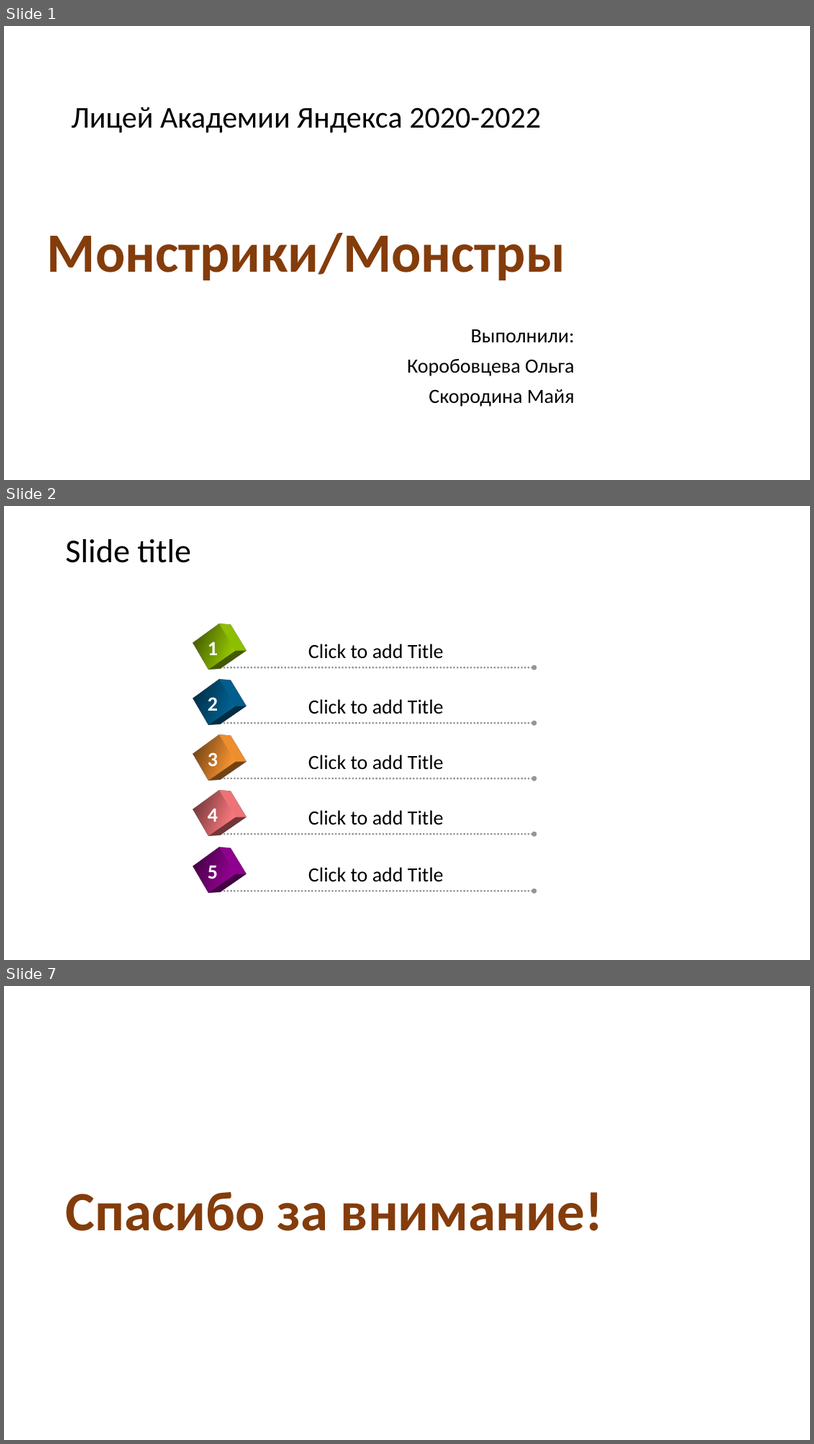
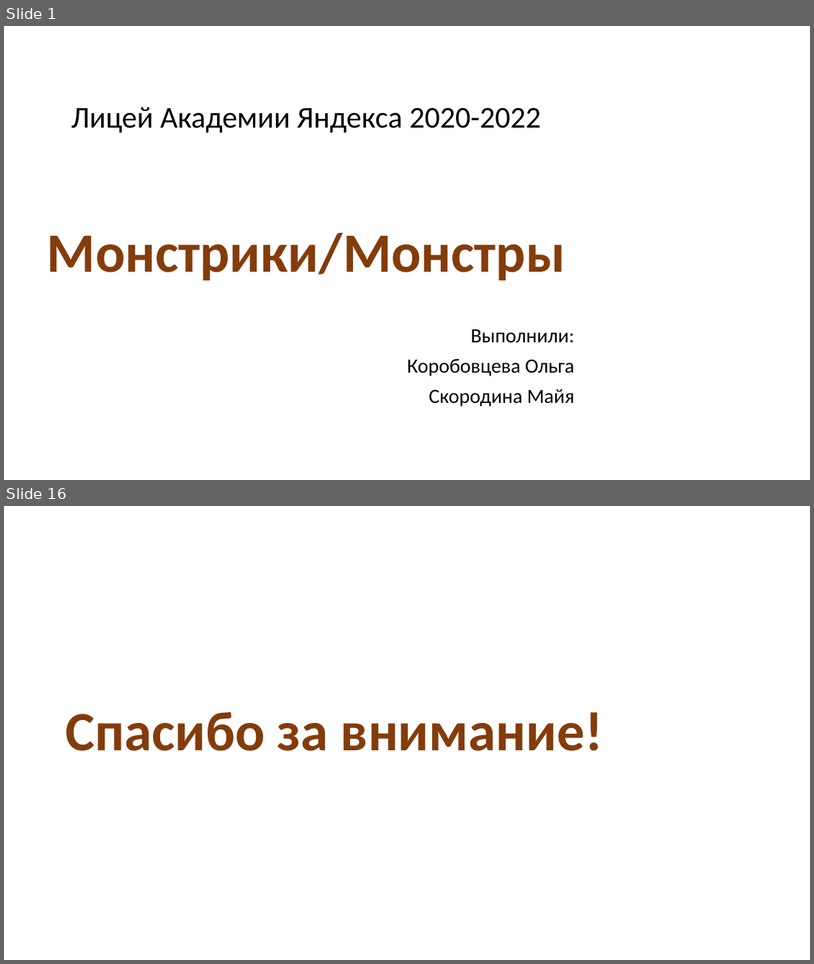
Before and after one commit to Kristal1ik/PyGame, a slide deck: Презентация.pptx. Shown one above the other, each under a label of ours: slides 1, 2 and 7 before the commit, slides 1 and 16 after it; the slides between them are not shown. The pictures are 814x1444 and 814x964 pixels, drawn with LibreOffice and Linux fonts; fonts in the diff are those of the drawing; background and template pictures are left out. Boxes give left, top, right and bottom in pixels: in the first picture for what was removed or moved away, otherwise in the second. Text is boxed around its words. In the diff, an @@ line names an element or a change of style, - is before the commit and + after.

```diff
--- a/Презентация.pptx
+++ b/Презентация.pptx
@@ slide 2 removed at (4, 506, 810, 960), background picture (left out) @@
@@ title removed at (65, 539, 191, 563) @@
-Slide title
@@ group removed at (191, 624, 535, 669): 2 texts, 1 arrow, 1 rectangle @@
-Click to add Title
-1
@@ group removed at (191, 680, 535, 725): 2 texts, 1 arrow, 1 rectangle @@
-Click to add Title
-2
@@ group removed at (191, 735, 535, 780): 2 texts, 1 arrow, 1 rectangle @@
-Click to add Title
-3
@@ group removed at (191, 790, 535, 836): 2 texts, 1 arrow, 1 rectangle @@
-Click to add Title
-4
@@ group removed at (191, 847, 535, 893): 2 texts, 1 arrow, 1 rectangle @@
-Click to add Title
-5
@@ what was slide 7 is now slide 16 @@
```
Also in this commit, not shown: 2 slides changed, 12 slides added, 2 other slides removed.
